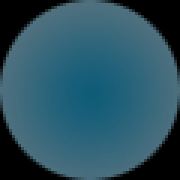
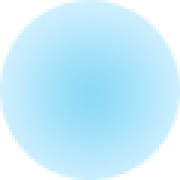
Layers edited between the first and the second w=180, h=180 image:
hid "Calque 1" over box(0, 0, 180, 180)
